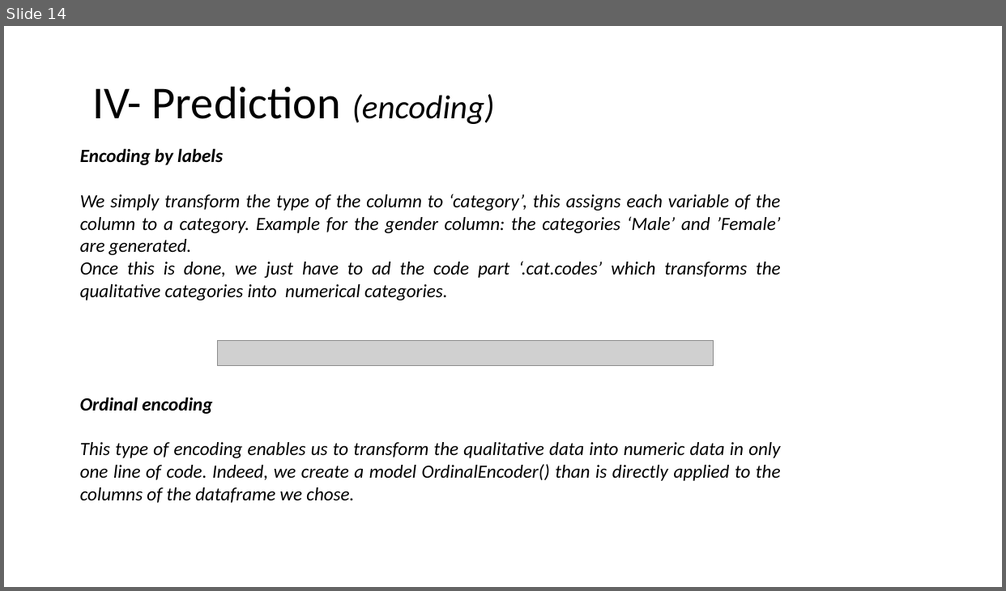
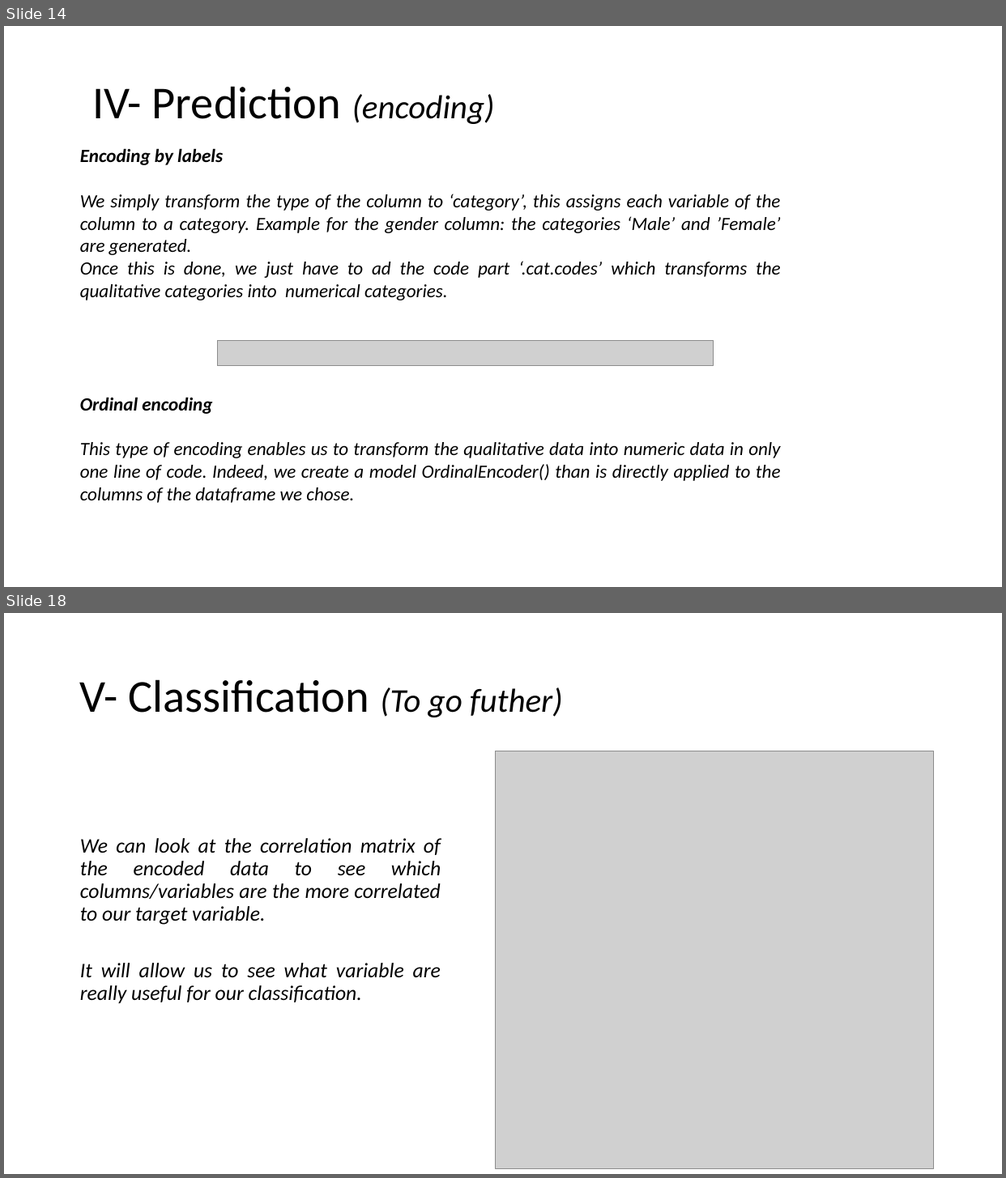
Before and after one commit to Leodespt/Projet_Python, a slide deck: Presentation_Python.pptx. Shown one above the other, each under a label of ours: slide 14 before the commit, slides 14 and 18 after it; the slides between them are not shown. The pictures are 1006x591 and 1006x1178 pixels, drawn with LibreOffice and Linux fonts; fonts in the diff are those of the drawing; grey boxes stand for pictures. Boxes give left, top, right and bottom in pixels: in the first picture for what was removed or moved away, otherwise in the second. Text is boxed around its words. In the diff, an @@ line names an element or a change of style, - is before the commit and + after.

```diff
--- a/Presentation_Python.pptx
+++ b/Presentation_Python.pptx
@@ slide 18 added at (4,613,1002,1174), background #FFFFFF @@
@@ title added at (80,679,563,717), 44 pt, text #000000 @@
+V- Classification (To go futher)
@@ picture added at (496,752,934,1169) @@
@@ text added at (80,838,441,1003), 20 pt, text #000000, italic @@
+We can look at the correlation matrix of the encoded data to see which columns/variables are the more correlated to our target variable.
+It will allow us to see what variable are really useful for our classification.
```
Also in this commit, not shown: 4 slides changed, 4 other slides added.
